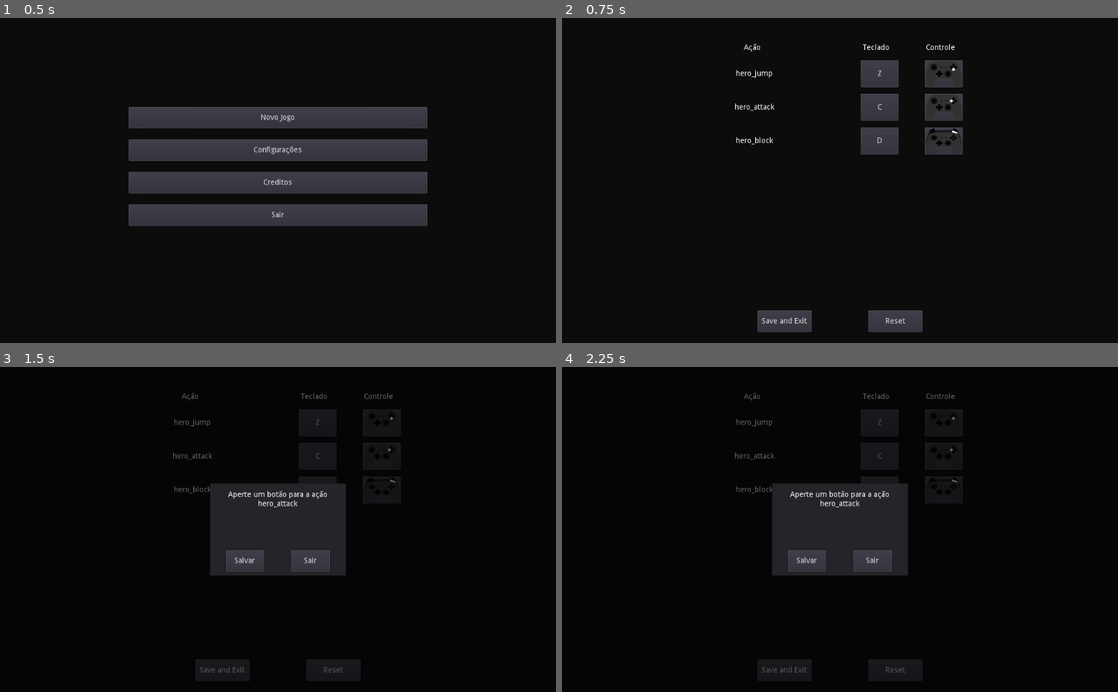
Above: before the commit, frames 1-4 (two rows, left to right).
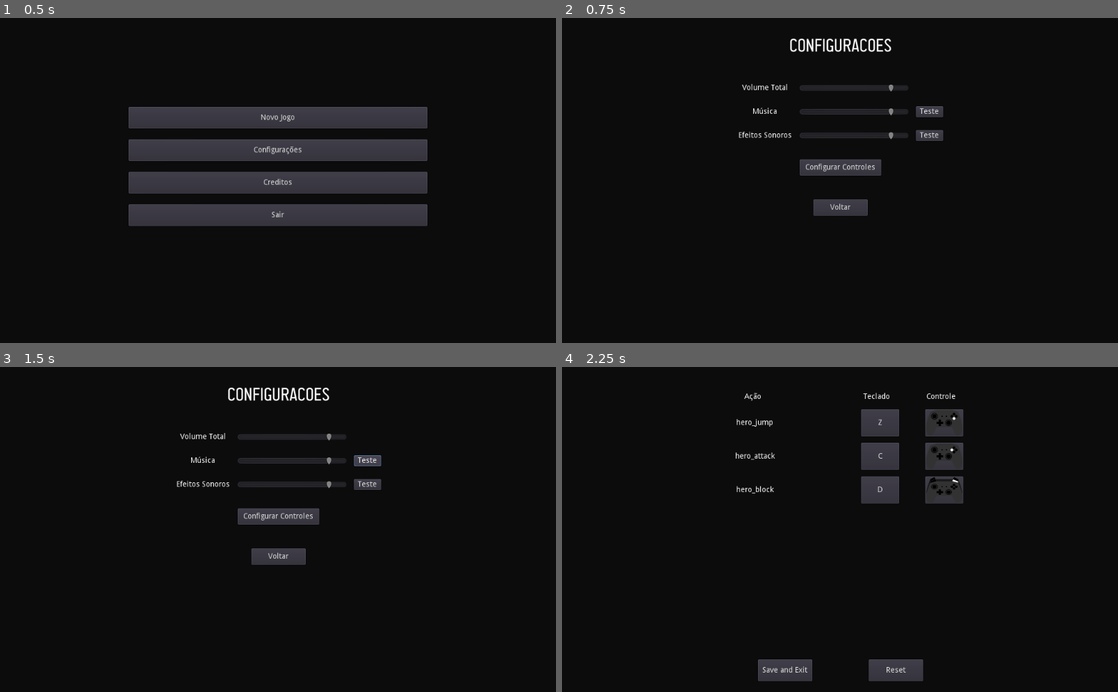
Above: after the commit, the same moments.

Repository: DarknessCatt/Lost-Soul
Game: Godot game, scene res://Menus/Main_Menu/Main_Menu.tscn
Same seed, same stepped clock (60 frames per second), same inputs: the game is played once before the commit and once after it.
Inputs (mouse positions are in pixels of both pictures, inside the frame that each line leads up to):
- Up to frame 1 (0.5 s): no input
- Up to frame 2 (0.75 s): click "Configurações" at 0.5 s
- Up to frame 3 (1.5 s): click (366, 461) at 1.25 s, where only the run after the commit has a clickable "Teste"
- Up to frame 4 (2.25 s): click (840, 516) at 2 s, where only the run after the commit has a clickable "Configurar Controles"

Frame 1 is identical in both runs. In frame 2, 7.2% of the frame differs, in the area x 31-73%, y 6-97%; in frame 3, 7.9%; in frame 4, 11%, in the area x 31-73%, y 7-97%.

Commit message:
Finish Menus

Diff:
--- /dev/null
+++ b/Lost_Soul/Menus/Credits/Credits.gd
@@ -0,0 +1,5 @@
+extends Control
+
+func _on_Voltar():
+	# warning-ignore:return_value_discarded
+	get_tree().change_scene("res://Menus/Main_Menu/Main_Menu.tscn")
--- a/Lost_Soul/Menus/Credits/Credits.tscn
+++ b/Lost_Soul/Menus/Credits/Credits.tscn
@@ -1,8 +1,16 @@
-[gd_scene format=2]
+[gd_scene load_steps=4 format=2]
+
+[ext_resource path="res://Assets/Fonts/PlatNomor-WyVnn.ttf" type="DynamicFontData" id=1]
+[ext_resource path="res://Menus/Credits/Credits.gd" type="Script" id=2]
+
+[sub_resource type="DynamicFont" id=1]
+size = 25
+font_data = ExtResource( 1 )
 
 [node name="Credits" type="Control"]
 anchor_right = 1.0
 anchor_bottom = 1.0
+script = ExtResource( 2 )
 __meta__ = {
 "_edit_use_anchors_": false
 }
@@ -11,36 +19,59 @@
 anchor_left = 0.5
 anchor_right = 0.5
 anchor_bottom = 1.0
-margin_left = -66.5
-margin_right = 66.5
+margin_left = -200.0
+margin_right = 200.0
 custom_constants/separation = 50
 __meta__ = {
 "_edit_use_anchors_": false
 }
 
-[node name="Credits" type="Label" parent="List"]
-margin_right = 133.0
-margin_bottom = 269.0
+[node name="Credits_Scroller" type="ScrollContainer" parent="List"]
+margin_right = 400.0
+margin_bottom = 500.0
+rect_min_size = Vector2( 400, 500 )
+
+[node name="Credits" type="Label" parent="List/Credits_Scroller"]
+margin_right = 390.0
+margin_bottom = 1033.0
+rect_min_size = Vector2( 390, 0 )
+custom_fonts/font = SubResource( 1 )
 text = "
-
+Creditos
 
 Um jogo de
 Matheus Lima Cunha
 
+
+
 Musica por
 Anttis Instrumentals
 
-???
 
-???
 
-???
+Agradecimentos especiais
 
-???"
+Minha familia por me criar e apoiar os meus sonhos.
+
+Thalia Laura Chacolla Yujra
+por me ajudar com a parte visual, ambientação e estar lá por mim.
+
+Ricardo Nakamura
+Por me orientar durante essa jornada.
+
+A USPGameDev
+por ser um otimo grupo sobre o desenvolvimento de jogos e pelo seu suporte.
+
+Todos as pessoras que me deram feedback
+Pelo feedback usado para dar forma ao jogo.
+
+"
 align = 1
+autowrap = true
 
-[node name="Button" type="Button" parent="List"]
-margin_top = 319.0
-margin_right = 133.0
-margin_bottom = 339.0
-text = "Back"
+[node name="Voltar" type="Button" parent="List"]
+margin_top = 550.0
+margin_right = 400.0
+margin_bottom = 570.0
+text = "Voltar"
+[connection signal="pressed" from="List/Voltar" to="." method="_on_Voltar"]
--- a/Lost_Soul/Menus/Main_Menu/Main_Menu.gd
+++ b/Lost_Soul/Menus/Main_Menu/Main_Menu.gd
@@ -1,17 +1,22 @@
 extends Control
 
 export(String) var game_scene : String
-export(String) var settings_scene : String
 export(String) var credits_scene : String
 
 func _on_New_Game_pressed():
 	get_tree().change_scene(game_scene)
-
-func _on_Settings_pressed():
-	get_tree().change_scene(settings_scene)
 
 func _on_Credits_pressed():
 	get_tree().change_scene(credits_scene)
 
 func _on_Quit_pressed():
 	get_tree().quit()
+
+
+func _on_Settings_pressed():
+	$Menu.hide()
+	$Settings.show()
+
+func _on_Settings_exited():
+	$Menu.show()
+	$Settings.hide()
--- a/Lost_Soul/Menus/Main_Menu/Main_Menu.tscn
+++ b/Lost_Soul/Menus/Main_Menu/Main_Menu.tscn
@@ -1,7 +1,8 @@
-[gd_scene load_steps=5 format=2]
+[gd_scene load_steps=6 format=2]
 
 [ext_resource path="res://Assets/Fonts/BasaltRegular-Jx3o.ttf" type="DynamicFontData" id=1]
 [ext_resource path="res://Menus/Main_Menu/Main_Menu.gd" type="Script" id=2]
+[ext_resource path="res://Menus/Settings/Settings.tscn" type="PackedScene" id=3]
 
 [sub_resource type="DynamicFont" id=1]
 size = 100
@@ -17,7 +18,6 @@
 "_edit_use_anchors_": false
 }
 game_scene = "res://Maps/Prototype_Dead_World/Prototype_Dead_World.tscn"
-settings_scene = "res://Menus/Keybinding/Keybinding.tscn"
 credits_scene = "res://Menus/Credits/Credits.tscn"
 
 [node name="Menu" type="VBoxContainer" parent="."]
@@ -88,7 +88,11 @@
 margin_bottom = 220.0
 rect_min_size = Vector2( 0, 40 )
 text = "Sair"
+
+[node name="Settings" parent="." instance=ExtResource( 3 )]
+visible = false
 [connection signal="pressed" from="Menu/Buttons/New Game" to="." method="_on_New_Game_pressed"]
 [connection signal="pressed" from="Menu/Buttons/Settings" to="." method="_on_Settings_pressed"]
 [connection signal="pressed" from="Menu/Buttons/Credits" to="." method="_on_Credits_pressed"]
 [connection signal="pressed" from="Menu/Buttons/Quit" to="." method="_on_Quit_pressed"]
+[connection signal="menu_exited" from="Settings" to="." method="_on_Settings_exited"]
--- /dev/null
+++ b/Lost_Soul/Menus/Settings/Settings.gd
@@ -0,0 +1,32 @@
+extends Control
+
+signal menu_exited()
+
+func _on_master_changed(value):
+	AudioServer.set_bus_volume_db(AudioServer.get_bus_index("Master"), value)
+
+func _on_music_changed(value):
+	AudioServer.set_bus_volume_db(AudioServer.get_bus_index("BG"), value)
+
+func _on_sfx_changed(value):
+	AudioServer.set_bus_volume_db(AudioServer.get_bus_index("SFX"), value)
+
+
+func _on_Music_Button_pressed():
+	$Menu/Music_Volume/Teste/Som.play()
+
+func _on_SFX_Button_pressed():
+	$Menu/SFX_Volume/Teste/Som.play()
+
+
+func _on_Keybinds_pressed():
+	$Keybinding.show()
+	$Menu.hide()
+
+func _on_Keybinding_exited():
+	$Keybinding.hide()
+	$Menu.show()
+
+
+func _on_Sair_pressed():
+	emit_signal("menu_exited")
--- /dev/null
+++ b/Lost_Soul/Menus/Settings/Settings.tscn
@@ -0,0 +1,218 @@
+[gd_scene load_steps=6 format=2]
+
+[ext_resource path="res://Assets/Fonts/PlatNomor-WyVnn.ttf" type="DynamicFontData" id=1]
+[ext_resource path="res://Assets/Sound_Effects/Spell_Shoot/500908__bertsz__spell-shoot.wav" type="AudioStream" id=2]
+[ext_resource path="res://Menus/Settings/Settings.gd" type="Script" id=3]
+[ext_resource path="res://Menus/Keybinding/Keybinding.tscn" type="PackedScene" id=4]
+
+[sub_resource type="DynamicFont" id=1]
+size = 32
+font_data = ExtResource( 1 )
+
+[node name="Settings" type="Control"]
+anchor_right = 1.0
+anchor_bottom = 1.0
+margin_left = 0.785339
+margin_right = 0.7854
+script = ExtResource( 3 )
+__meta__ = {
+"_edit_use_anchors_": false
+}
+
+[node name="Menu" type="VBoxContainer" parent="."]
+anchor_left = 0.5
+anchor_right = 0.5
+anchor_bottom = 1.0
+margin_left = -199.0
+margin_right = 199.0
+__meta__ = {
+"_edit_use_anchors_": false
+}
+
+[node name="Settings" type="Label" parent="Menu"]
+margin_right = 398.0
+margin_bottom = 105.0
+custom_fonts/font = SubResource( 1 )
+text = "
+Configuracoes
+"
+align = 1
+valign = 1
+
+[node name="Master_Volume" type="HBoxContainer" parent="Menu"]
+margin_top = 109.0
+margin_right = 398.0
+margin_bottom = 149.0
+rect_min_size = Vector2( 324, 40 )
+
+[node name="Label" type="Label" parent="Menu/Master_Volume"]
+margin_right = 120.0
+margin_bottom = 40.0
+rect_min_size = Vector2( 120, 40 )
+text = "Volume Total"
+align = 1
+valign = 1
+
+[node name="Silder" type="HSlider" parent="Menu/Master_Volume"]
+margin_left = 124.0
+margin_right = 324.0
+margin_bottom = 40.0
+rect_min_size = Vector2( 200, 40 )
+min_value = -20.0
+max_value = 3.0
+scrollable = false
+
+[node name="Music_Volume" type="HBoxContainer" parent="Menu"]
+margin_top = 153.0
+margin_right = 398.0
+margin_bottom = 193.0
+rect_min_size = Vector2( 324, 40 )
+
+[node name="Label" type="Label" parent="Menu/Music_Volume"]
+margin_right = 120.0
+margin_bottom = 40.0
+rect_min_size = Vector2( 120, 40 )
+text = "Música"
+align = 1
+valign = 1
+
+[node name="Silder" type="HSlider" parent="Menu/Music_Volume"]
+margin_left = 124.0
+margin_right = 324.0
+margin_bottom = 40.0
+rect_min_size = Vector2( 200, 40 )
+min_value = -20.0
+max_value = 3.0
+scrollable = false
+
+[node name="Teste" type="Control" parent="Menu/Music_Volume"]
+margin_left = 328.0
+margin_right = 398.0
+margin_bottom = 40.0
+rect_min_size = Vector2( 70, 40 )
+__meta__ = {
+"_edit_use_anchors_": false
+}
+
+[node name="Button" type="Button" parent="Menu/Music_Volume/Teste"]
+anchor_left = 0.5
+anchor_top = 0.5
+anchor_right = 0.5
+anchor_bottom = 0.5
+margin_left = -25.0
+margin_top = -10.0
+margin_right = 25.0
+margin_bottom = 10.0
+rect_min_size = Vector2( 50, 20 )
+text = "Teste"
+__meta__ = {
+"_edit_use_anchors_": false
+}
+
+[node name="Som" type="AudioStreamPlayer" parent="Menu/Music_Volume/Teste"]
+stream = ExtResource( 2 )
+bus = "BG"
+
+[node name="SFX_Volume" type="HBoxContainer" parent="Menu"]
+margin_top = 197.0
+margin_right = 398.0
+margin_bottom = 237.0
+rect_min_size = Vector2( 324, 40 )
+
+[node name="Label" type="Label" parent="Menu/SFX_Volume"]
+margin_right = 120.0
+margin_bottom = 40.0
+rect_min_size = Vector2( 120, 40 )
+text = "Efeitos Sonoros"
+align = 1
+valign = 1
+
+[node name="Silder" type="HSlider" parent="Menu/SFX_Volume"]
+margin_left = 124.0
+margin_right = 324.0
+margin_bottom = 40.0
+rect_min_size = Vector2( 200, 40 )
+min_value = -20.0
+max_value = 3.0
+scrollable = false
+
+[node name="Teste" type="Control" parent="Menu/SFX_Volume"]
+margin_left = 328.0
+margin_right = 398.0
+margin_bottom = 40.0
+rect_min_size = Vector2( 70, 40 )
+__meta__ = {
+"_edit_use_anchors_": false
+}
+
+[node name="Button" type="Button" parent="Menu/SFX_Volume/Teste"]
+anchor_left = 0.5
+anchor_top = 0.5
+anchor_right = 0.5
+anchor_bottom = 0.5
+margin_left = -25.0
+margin_top = -10.0
+margin_right = 25.0
+margin_bottom = 10.0
+rect_min_size = Vector2( 50, 20 )
+text = "Teste"
+__meta__ = {
+"_edit_use_anchors_": false
+}
+
+[node name="Som" type="AudioStreamPlayer" parent="Menu/SFX_Volume/Teste"]
+stream = ExtResource( 2 )
+bus = "SFX"
+
+[node name="Keybinds" type="Control" parent="Menu"]
+margin_top = 241.0
+margin_right = 398.0
+margin_bottom = 311.0
+rect_min_size = Vector2( 0, 70 )
+
+[node name="Keybinds" type="Button" parent="Menu/Keybinds"]
+anchor_left = 0.5
+anchor_top = 0.5
+anchor_right = 0.5
+anchor_bottom = 0.5
+margin_left = -75.0
+margin_top = -15.0
+margin_right = 75.0
+margin_bottom = 15.0
+rect_min_size = Vector2( 150, 30 )
+text = "Configurar Controles"
+__meta__ = {
+"_edit_use_anchors_": false
+}
+
+[node name="Sair" type="Control" parent="Menu"]
+margin_top = 315.0
+margin_right = 398.0
+margin_bottom = 385.0
+rect_min_size = Vector2( 0, 70 )
+
+[node name="Sair" type="Button" parent="Menu/Sair"]
+anchor_left = 0.5
+anchor_top = 0.5
+anchor_right = 0.5
+anchor_bottom = 0.5
+margin_left = -50.0
+margin_top = -15.0
+margin_right = 50.0
+margin_bottom = 15.0
+rect_min_size = Vector2( 100, 30 )
+text = "Voltar"
+__meta__ = {
+"_edit_use_anchors_": false
+}
+
+[node name="Keybinding" parent="." instance=ExtResource( 4 )]
+visible = false
+[connection signal="value_changed" from="Menu/Master_Volume/Silder" to="." method="_on_master_changed"]
+[connection signal="value_changed" from="Menu/Music_Volume/Silder" to="." method="_on_music_changed"]
+[connection signal="pressed" from="Menu/Music_Volume/Teste/Button" to="." method="_on_Music_Button_pressed"]
+[connection signal="value_changed" from="Menu/SFX_Volume/Silder" to="." method="_on_sfx_changed"]
+[connection signal="pressed" from="Menu/SFX_Volume/Teste/Button" to="." method="_on_SFX_Button_pressed"]
+[connection signal="pressed" from="Menu/Keybinds/Keybinds" to="." method="_on_Keybinds_pressed"]
+[connection signal="pressed" from="Menu/Sair/Sair" to="." method="_on_Sair_pressed"]
+[connection signal="menu_exited" from="Keybinding" to="." method="_on_Keybinding_exited"]
--- /dev/null
+++ b/Lost_Soul/default_bus_layout.tres
@@ -0,0 +1,16 @@
+[gd_resource type="AudioBusLayout" format=2]
+
+[resource]
+bus/0/volume_db = 0.0672607
+bus/1/name = "BG"
+bus/1/solo = false
+bus/1/mute = false
+bus/1/bypass_fx = false
+bus/1/volume_db = 0.0672607
+bus/1/send = "Master"
+bus/2/name = "SFX"
+bus/2/solo = false
+bus/2/mute = false
+bus/2/bypass_fx = false
+bus/2/volume_db = 0.0
+bus/2/send = "Master"
